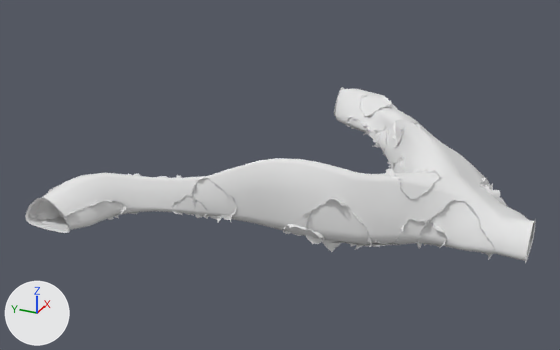
An edit to the OBJ model assets/subt/type a/cave 3 way 01 type a/3way01.obj, drawn before and after from the same camera.
Rendered twice from a 50 mm camera at (-573.0, -165.0, 313.0) aimed at (46.0, 113.0, 3.0). The axes (+X, +Y, +Z) are drawn at lower left. The lights are the same throughout. The picture after the commit comes second. Where no turn or scale is listed for an object, it has been applied to the vertices.

Objects in the first picture: 'CaveWall', 'StriatedRock' and 1 more.
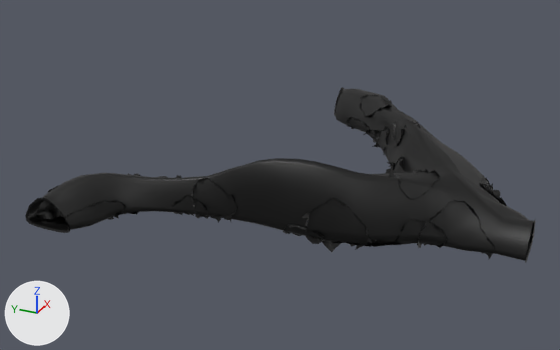
The newer file is also rescaled (x0.2), turned or shifted as a whole; pictures and numbers use the older file's frame.

Diff of the bpy script that builds the scene:
```diff
--- a/assets/subt/type a/cave 3 way 01 type a/3way01.obj.py
+++ b/assets/subt/type a/cave 3 way 01 type a/3way01.obj.py
@@ mat_striatedrock_ncl1_1_538 @@
+mat_striatedrock_ncl1_1_538 = principled_material('StriatedRock_ncl1_1.538')
+mat_striatedrock_ncl1_1_538.base_color = (0.0, 0.0, 0.0)  # black #000000
@@ mat_cavewall_ncl1_1_538 @@
+mat_cavewall_ncl1_1_538 = principled_material('CaveWall_ncl1_1.538')
+mat_cavewall_ncl1_1_538.base_color = (0.0, 0.0, 0.0)  # black #000000
@@ me_cavewall @@
 me_cavewall.from_pydata(...)  # 3618 vertices, 6361 faces; spans x -126.0..273.0, y -126.0..273.0, z -20.0..64.0
-me_cavewall.materials.append(mat_cavewall_ncl1_1)  # white #e7e7e7
+me_cavewall.materials.append(mat_cavewall_ncl1_1_538)  # black #000000
@@ me_striatedrock @@
 me_striatedrock.from_pydata(...)  # 3342 vertices, 5879 faces; spans x -128.0..269.0, y -24.0..276.0, z -14.0..30.0
-me_striatedrock.materials.append(mat_striatedrock_ncl1_1)  # white #e7e7e7
+me_striatedrock.materials.append(mat_striatedrock_ncl1_1_538)  # black #000000
```

Changed parts and their boxes [x1, y1, x2, y2] in the pictures (560 x 350 px):
'CaveWall', recoloured (white to black)
    both: [25, 87, 536, 263]
'StriatedRock', recoloured
    both: [35, 117, 393, 231]
